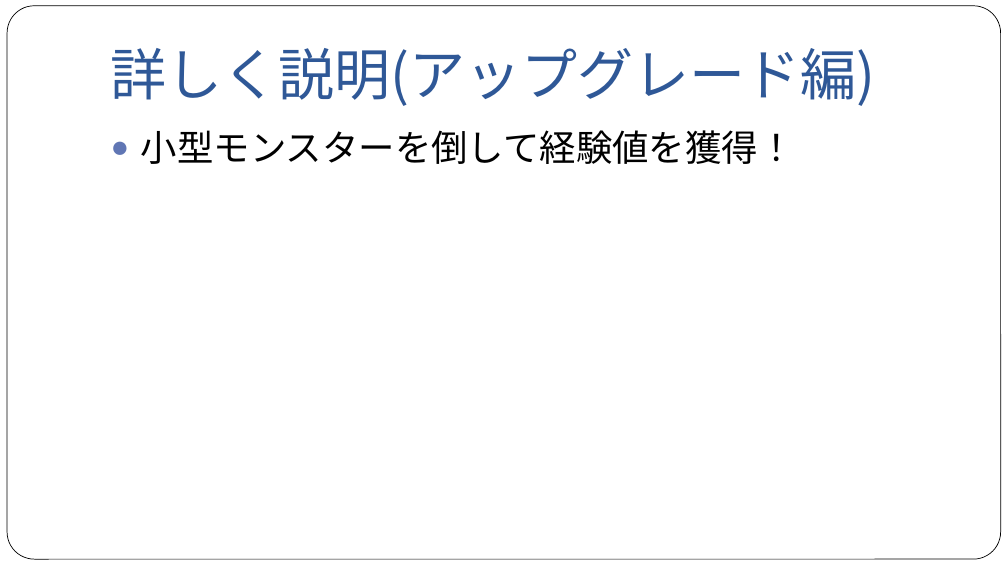
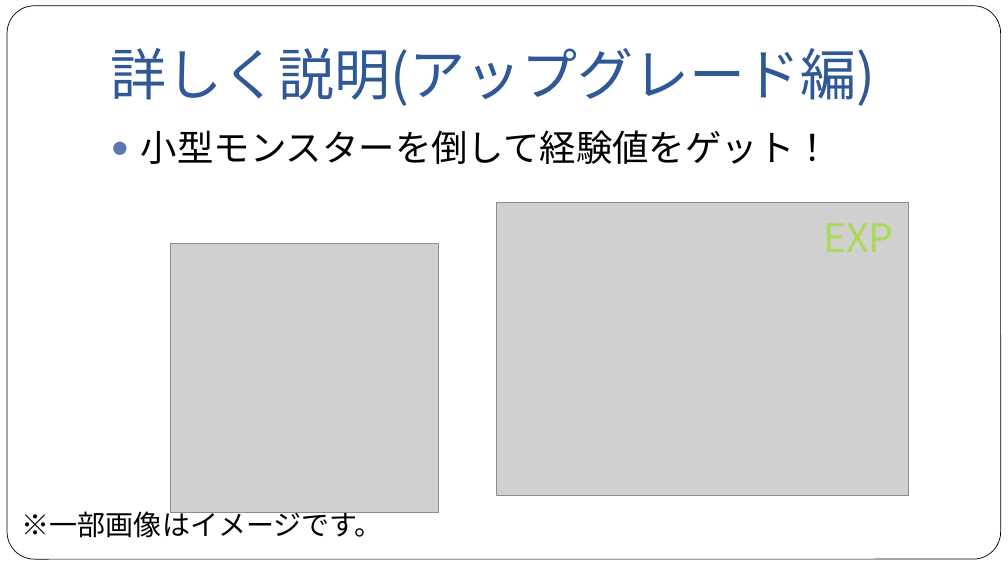
Before and after one commit to NyamLand/VSRPG, a slide deck: slide 14 of 仕様/プレゼンテーション/第一回発表.pptx. Drawn at 1008x567 pixels with LibreOffice and Linux fonts; fonts in the diff are those of the drawing; grey boxes stand for pictures. Boxes give left, top, right and bottom in pixels: in the first picture for what was removed or moved away, otherwise in the second. Text is boxed around its words. In the diff, an @@ line names an element or a change of style, - is before the commit and + after.

```diff
--- a/仕様/プレゼンテーション/第一回発表.pptx
+++ b/仕様/プレゼンテーション/第一回発表.pptx
@@ text at <box>141,130,831,164</box>: text changed @@
-● 小型モンスターを倒して経験値を獲得！
+● 小型モンスターを倒して経験値をゲット！
@@ picture added at <box>496,203,908,496</box> @@
@@ text added at <box>823,223,893,252</box>, 28 pt, text #ABD958 @@
+EXP
@@ picture added at <box>170,244,438,512</box> @@
@@ picture added at <box>170,329,424,499</box> @@
@@ text added at <box>22,507,383,538</box>, 20 pt, text #000000 @@
+※一部画像はイメージです。
```
Also in this commit, not shown: 4 other slides changed, 1 slide added.
